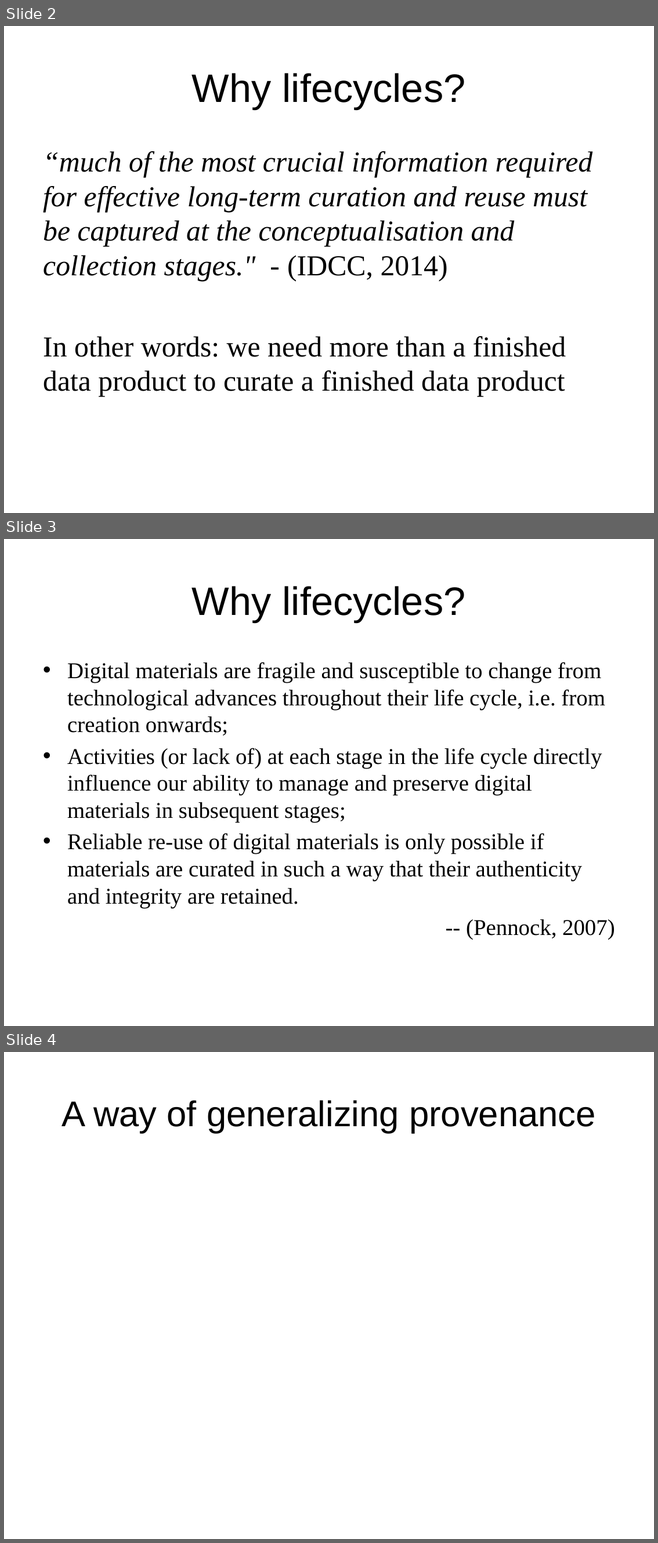
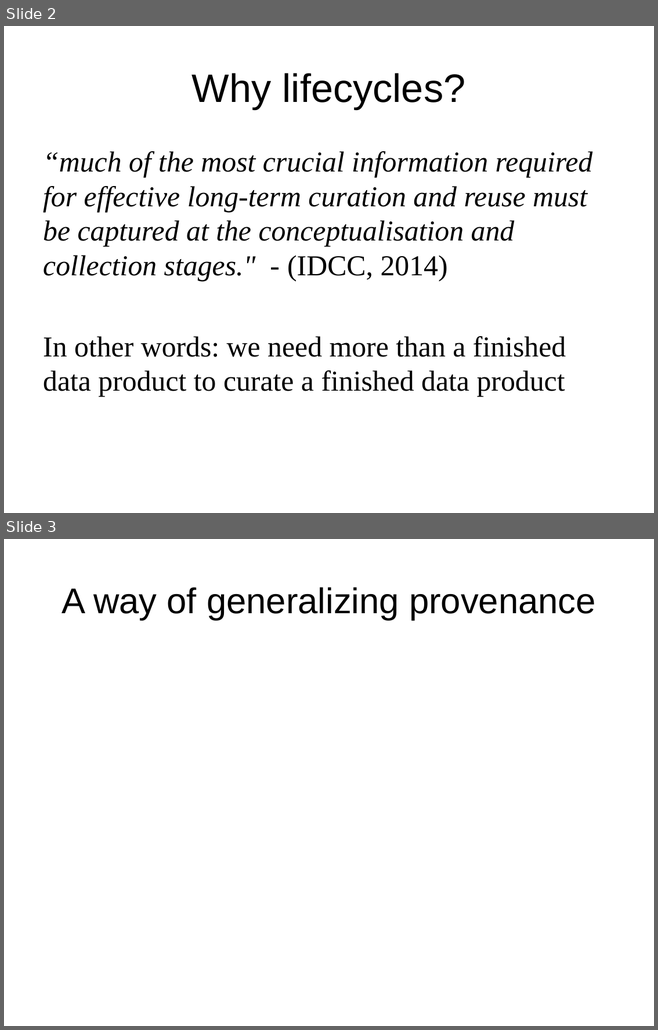
Before and after one commit to DataCurationWorkshop/HongKongCurationWorkshop, a slide deck: Day_1/Lectures/Slides/Day_1_Lecture_LifeCyclesIntro.pptx. Shown one above the other, each under a label of ours: slides 2, 3 and 4 before the commit, slides 2 and 3 after it. The pictures are 658x1543 and 658x1030 pixels, drawn with LibreOffice and Linux fonts; fonts in the diff are those of the drawing; background and template pictures are left out. Boxes give left, top, right and bottom in pixels: in the first picture for what was removed or moved away, otherwise in the second. Text is boxed around its words. In the diff, an @@ line names an element or a change of style, - is before the commit and + after.

```diff
--- a/Day_1/Lectures/Slides/Day_1_Lecture_LifeCyclesIntro.pptx
+++ b/Day_1/Lectures/Slides/Day_1_Lecture_LifeCyclesIntro.pptx
@@ slide 3 removed at (x1=4, y1=539, x2=654, y2=1026), background #FFFFFF @@
@@ title removed at (x1=192, y1=586, x2=466, y2=622) @@
-Why lifecycles?
@@ text removed at (x1=67, y1=662, x2=615, y2=940) @@
-• Digital materials are fragile and susceptible to change from technological advances throughout their life cycle, i.e. from creation onwards;
-• Activities (or lack of) at each stage in the life cycle directly influence our ability to manage and preserve digital materials in subsequent stages;
-• Reliable re-use of digital materials is only possible if materials are curated in such a way that their authenticity and integrity are retained.
--- (Pennock, 2007)
@@ what was slide 4 is now slide 3 @@
```
Also in this commit, not shown: 1 slide changed, 1 slide added, 6 other slides removed, 5 other files.
